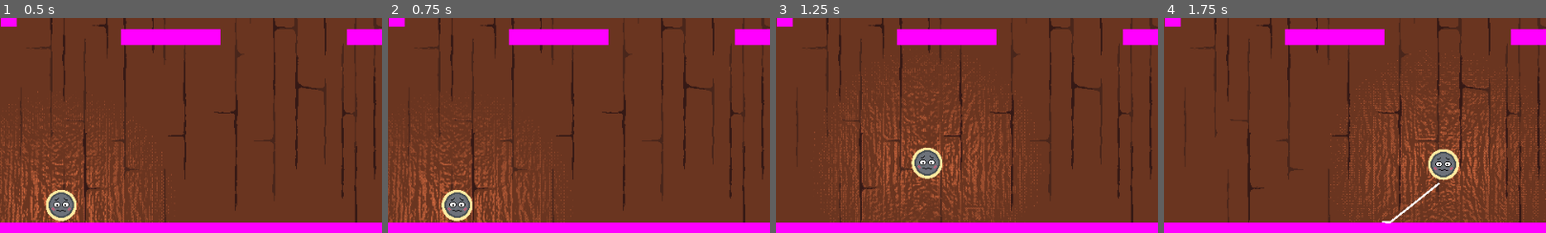
Above: before the commit, frames 1-4 (left to right).
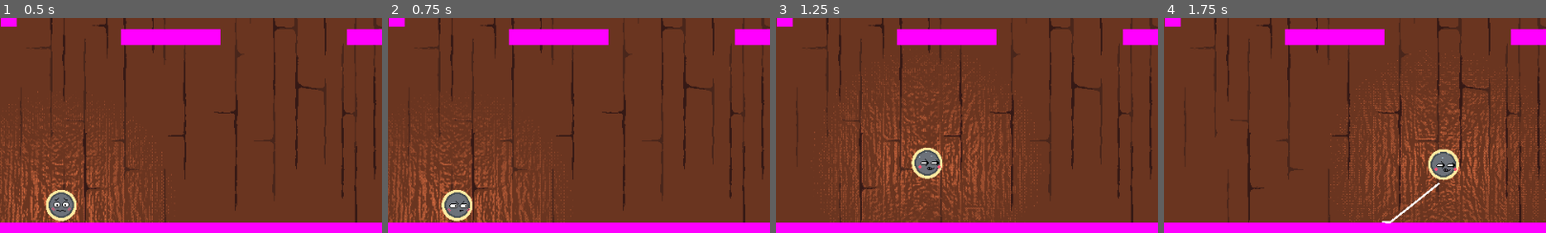
Above: after the commit, the same moments.

Repository: NAERNON/ggj-2026-mask
Game: Godot game, scene res://scenes/main.tscn
Same seed, same stepped clock (60 frames per second), same inputs: the game is played once before the commit and once after it.
Inputs:
- Up to frame 1 (0.5 s): no input
- Up to frame 2 (0.75 s): tap Enter at 0.5 s; hold D (move_tape_right) from 0.53 s (still down); hold R (move_tape_reroll) from 0.53 s (still down)
- Up to frame 3 (1.25 s): keep holding D (move_tape_right); keep holding R (move_tape_reroll); tap Space (move_tape_jump) at 0.77 s
- Up to frame 4 (1.75 s): release D (move_tape_right) at 1.28 s; release R (move_tape_reroll) at 1.28 s; hold S (move_tape_down) from 1.28 s (still down); tap G (tape_switch_grip) at 1.35 s; tap Space (move_tape_jump) at 1.52 s
The pictures show only the part of the screen within x 0-50%, y 50-100%; the shares and areas given below are measured in that part.

Frame 1 is identical in both runs. In frame 2, 0.2% of the frame differs, in the area x 15-22%, y 83-91%; in frame 3, 0.2%, in the area x 37-44%, y 62-71%; in frame 4, 0.2%.

Commit message:
Gestion animation en jeu

Diff:
--- a/assets/masking_tape.tscn
+++ b/assets/masking_tape.tscn
@@ -7,13 +7,14 @@
 [sub_resource type="CircleShape2D" id="CircleShape2D_no3c2"]
 radius = 21.0
 
-[node name="MaskingTape" type="CharacterBody2D" unique_id=311947507 node_paths=PackedStringArray("contact_floor")]
+[node name="MaskingTape" type="CharacterBody2D" unique_id=311947507 node_paths=PackedStringArray("contact_floor", "face_sprite")]
 floor_stop_on_slope = false
 floor_snap_length = 10.0
 safe_margin = 1.0
 script = ExtResource("1_no3c2")
 jump_speed = 600.0
 contact_floor = NodePath("Node2D")
+face_sprite = NodePath("CharacterFaceSprite")
 
 [node name="CollisionShape2D" type="CollisionShape2D" parent="." unique_id=932109046]
 shape = SubResource("CircleShape2D_no3c2")
--- a/scripts/character_face_sprite.gd
+++ b/scripts/character_face_sprite.gd
@@ -68,3 +68,6 @@
 		_sleep_timer.stop()
 		_sleep_timer.wait_time = 5.0
 		_sleep_timer.start()
+
+func get_state() -> int :
+	return _state
--- a/scripts/masking_tape.gd
+++ b/scripts/masking_tape.gd
@@ -9,6 +9,8 @@
 @export_range(0.0, 10.0, 1.0) var push_force         : float
 
 @export var contact_floor : Node2D
+@export var face_sprite   : CharacterFaceSprite
+
 var reroll_target     : Vector2
 
 var _tape_len      : float
@@ -101,6 +103,21 @@
 			self.position = self.position.move_toward(reroll_target, reroll_speed*delta)
 			reroll.emit()
 
+	if velocity == Vector2.ZERO :
+		if face_sprite.get_state() > CharacterFaceSprite.State.SLEEP_002 :
+			face_sprite.set_state(CharacterFaceSprite.State.IDLE)
+	else :
+		if velocity.x > 0 :
+			if velocity.x < 300 :
+				face_sprite.set_state(CharacterFaceSprite.State.RUN_SLOW_RIGHT)
+			else :
+				face_sprite.set_state(CharacterFaceSprite.State.RUN_FAST_RIGHT)
+		else :
+			if velocity.x > -300 :
+				face_sprite.set_state(CharacterFaceSprite.State.RUN_SLOW_LEFT)
+			else :
+				face_sprite.set_state(CharacterFaceSprite.State.RUN_FAST_LEFT)
+
 func get_input(delta : float) -> void :
 	_is_rerolling = Input.is_action_pressed('move_tape_reroll') and is_gripping
 
